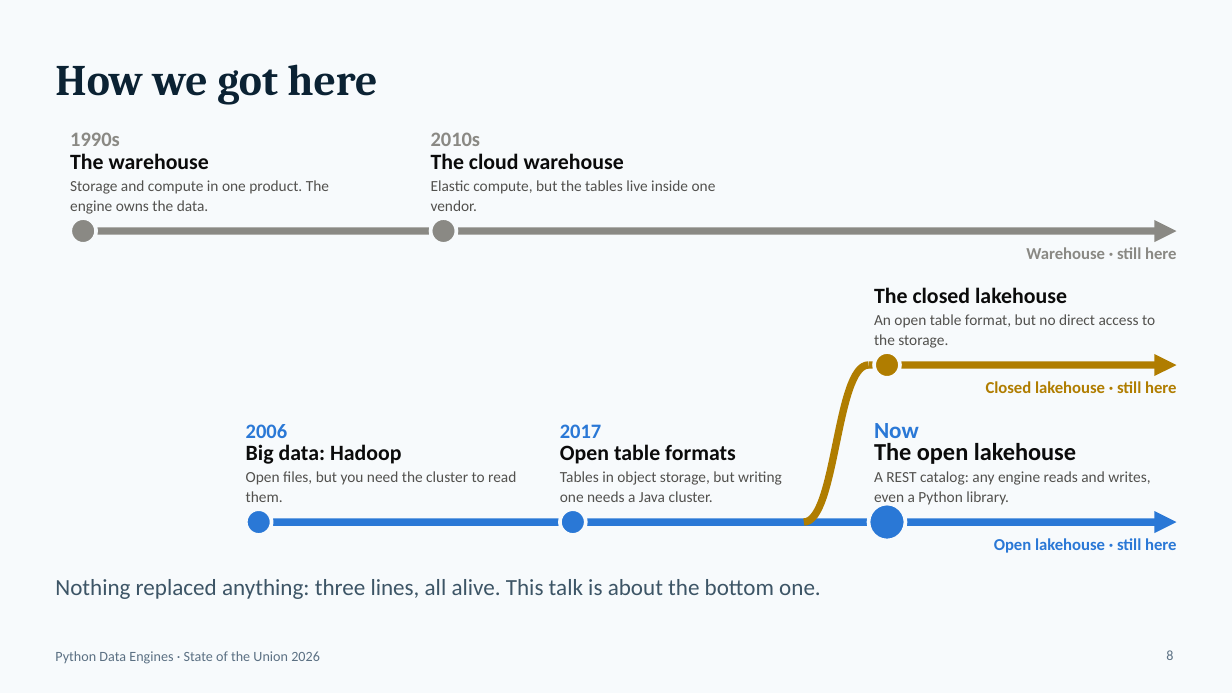
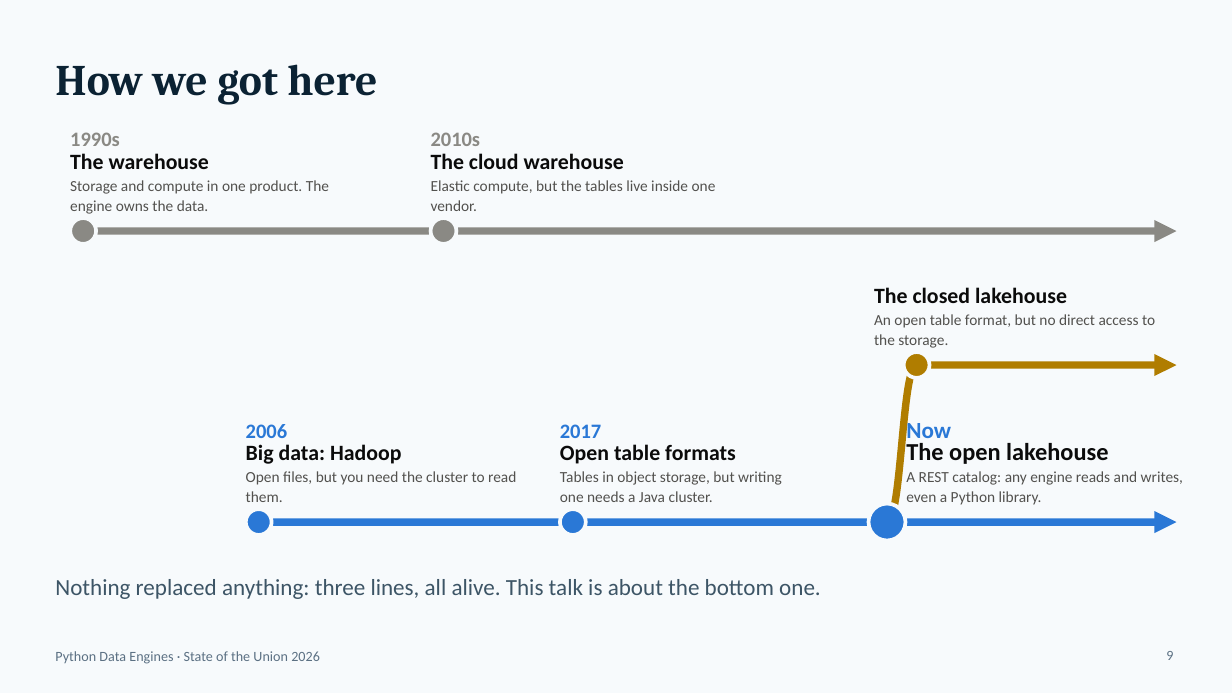
Before and after one commit to djouallah/presentations, a slide deck: slide 9 of python-engine/state-of-the-union-python-engines-2026.pptx (slide 8 before the commit). Drawn at 1232x693 pixels with LibreOffice and Linux fonts; fonts in the diff are those of the drawing. Boxes give left, top, right and bottom in pixels: in the first picture for what was removed or moved away, otherwise in the second. Text is boxed around its words. In the diff, an @@ line names an element or a change of style, - is before the commit and + after.

```diff
--- a/python-engine/state-of-the-union-python-engines-2026.pptx
+++ b/python-engine/state-of-the-union-python-engines-2026.pptx
@@ text removed at [1026,247,1176,259] @@
-Warehouse · still here
@@ ellipse: place and size @@
-ellipse at [874,352,900,378]
+ellipse at [904,352,930,378]
@@ freeform shape: place and size @@
-freeform shape at [804,365,869,522]
+freeform shape at [887,365,917,522]
@@ arrow moved from (869, 365) - (1177, 365) to (917, 365) - (1177, 365) @@
@@ text removed at [986,381,1176,393] @@
-Closed lakehouse · still here
@@ 3 texts: place and size @@
-3 texts at [874,423,1150,507]
+3 texts at [906,418,1183,505]
@@ text removed at [994,538,1176,553] @@
-Open lakehouse · still here
@@ page number at [1166,651,1173,660]: text changed @@
-8
+9
```
Also in this commit, not shown: 4 other slides changed, 1 slide added, 1 slide removed, 5 other files.
